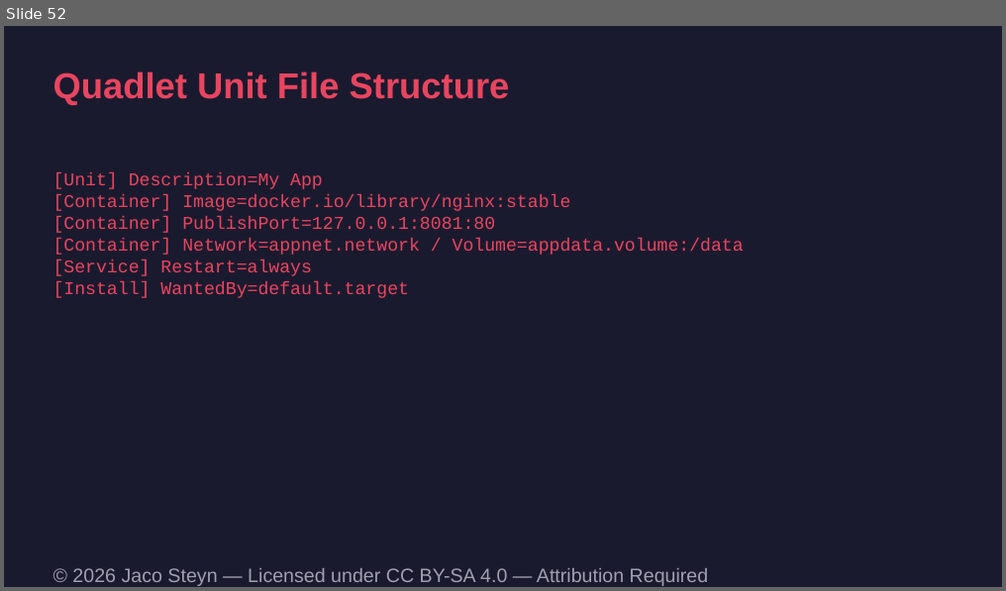
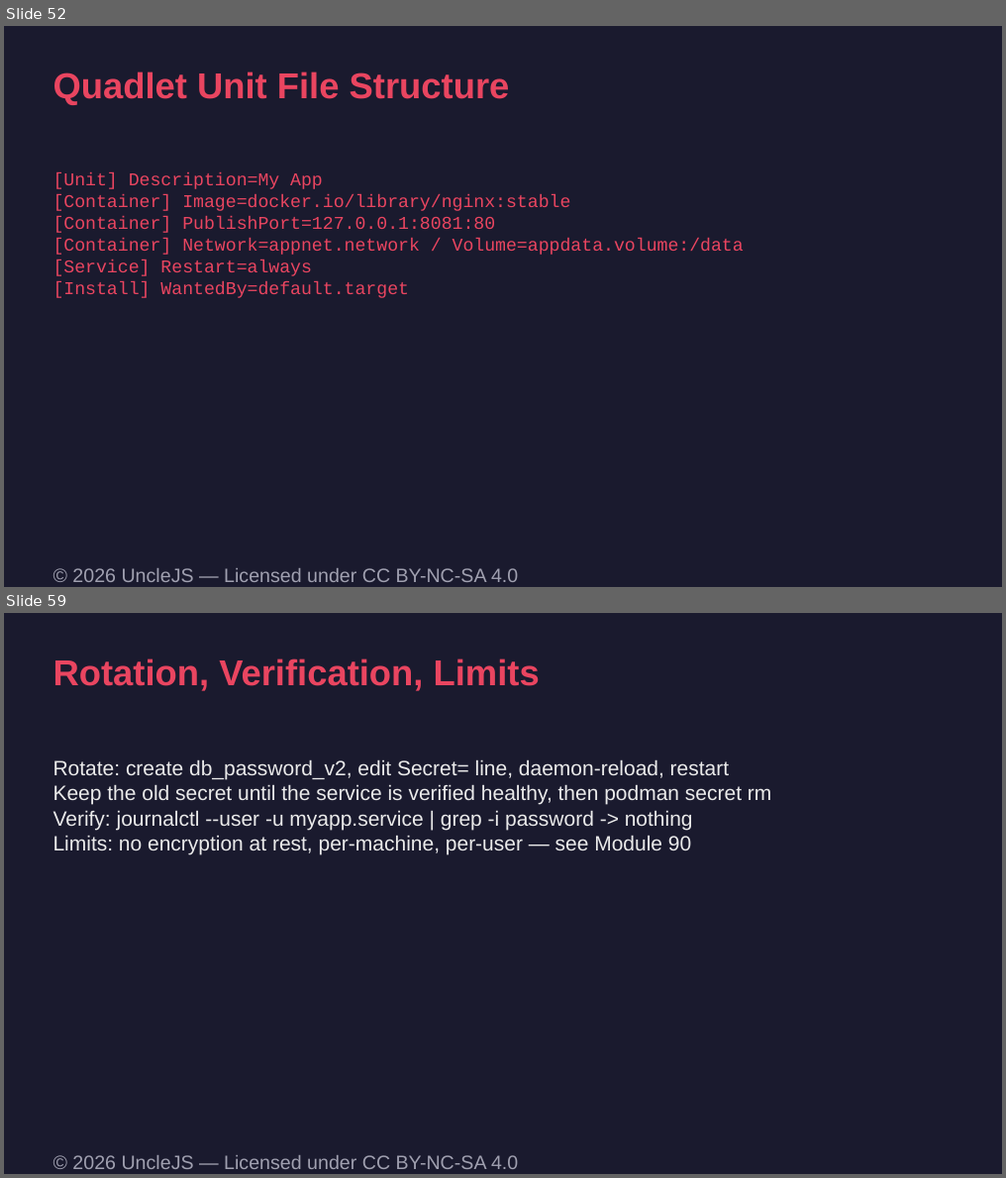
Before and after one commit to UncleJS/course_podman, a slide deck: slides/podman-course.odp. Shown one above the other, each under a label of ours: slide 52 before the commit, slides 52 and 59 after it; the slides between them are not shown. The pictures are 1006x591 and 1006x1178 pixels, drawn with LibreOffice and Linux fonts; fonts in the diff are those of the drawing. Boxes give left, top, right and bottom in pixels: in the first picture for what was removed or moved away, otherwise in the second. Text is boxed around its words. In the diff, an @@ line names an element or a change of style, - is before the commit and + after.

```diff
--- a/slides/podman-course.odp
+++ b/slides/podman-course.odp
@@ slide 59 added at (4, 613, 1002, 1174), background #1A1A2E @@
@@ text added at (54, 659, 540, 691), 26 pt, text #E94560, bold @@
+Rotation, Verification, Limits
@@ text added at (54, 760, 771, 855), 15 pt, text #EAEAEA @@
+Rotate: create db_password_v2, edit Secret= line, daemon-reload, restart
+Keep the old secret until the service is verified healthy, then podman secret rm
+Verify: journalctl --user -u myapp.service | grep -i password -> nothing
+Limits: no encryption at rest, per-machine, per-user — see Module 90
@@ text added at (72, 1156, 518, 1169), 14 pt, text #A0A0B0 @@
+© 2026 UncleJS — Licensed under CC BY-NC-SA 4.0
@@ slide 52 changed as well @@
@@ text at (72, 569, 518, 582): text changed @@
-© 2026 Jaco Steyn — Licensed under CC BY-SA 4.0 — Attribution Required
+© 2026 UncleJS — Licensed under CC BY-NC-SA 4.0
```
Also in this commit, not shown: 71 other slides changed, 4 other slides added, 33 other files.
